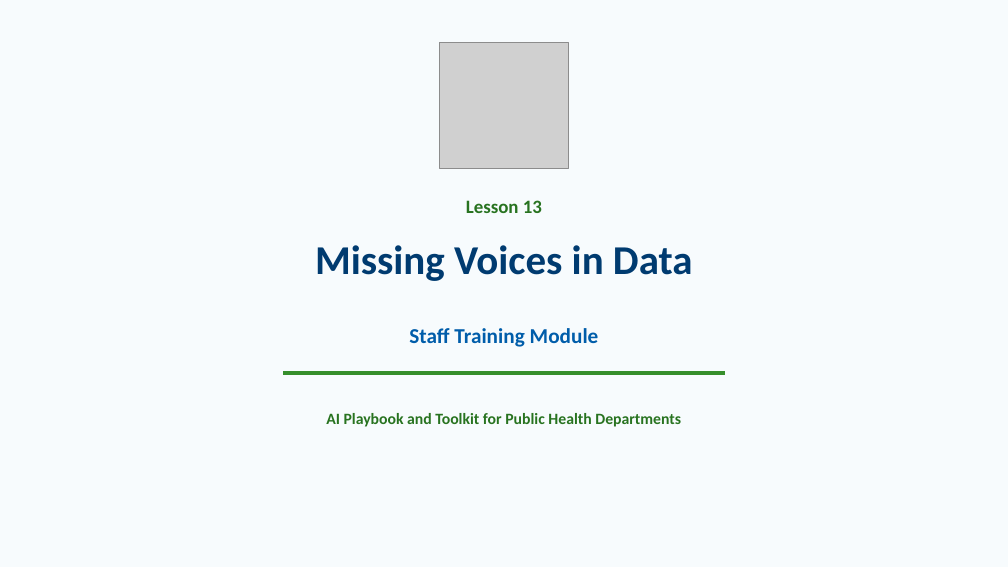
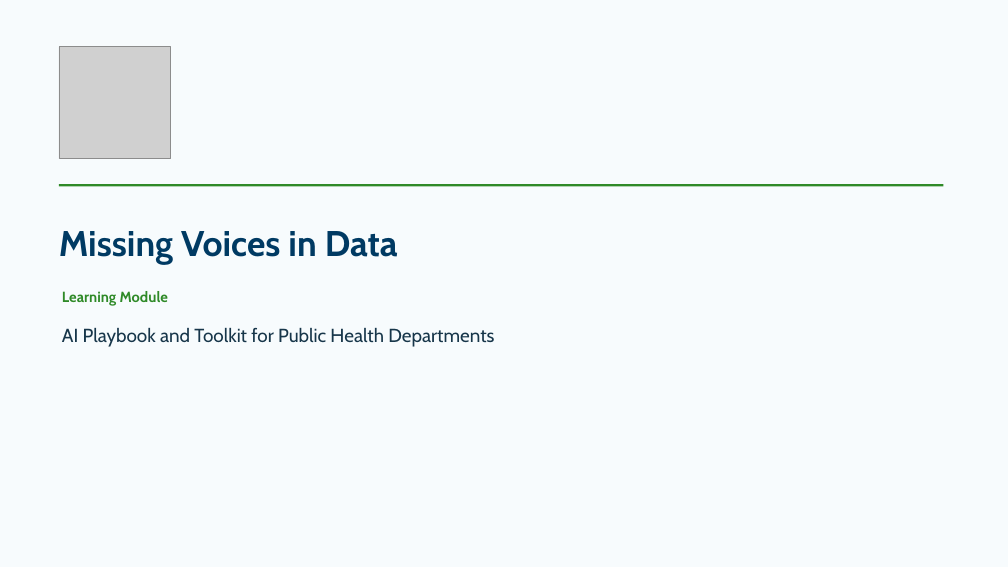
Before and after one commit to soperpa2/AI-Playbook, a slide deck: slide 1 of downloads/presentations/lesson-13-missing-voices-in-data.pptx. Drawn at 1008x567 pixels with LibreOffice and Linux fonts; fonts in the diff are those of the drawing; grey boxes stand for pictures. Boxes give left, top, right and bottom in pixels: in the first picture for what was removed or moved away, otherwise in the second. Text is boxed around its words. In the diff, an @@ line names an element or a change of style, - is before the commit and + after.

Commit message:
Update learning modules and lesson decks

```diff
--- a/downloads/presentations/lesson-13-missing-voices-in-data.pptx
+++ b/downloads/presentations/lesson-13-missing-voices-in-data.pptx
@@ background #F7FBFD to #FFFFFF @@
@@ rectangle added at box(0, 0, 1008, 567), fill #F7FBFD, outline #F7FBFD 1 pt @@
@@ picture added at box(59, 47, 171, 159) @@
@@ picture removed at box(439, 42, 569, 169) @@
@@ line added from (59, 185) to (944, 185), #2F8A28 2 pt @@
@@ text removed at box(466, 200, 542, 213) @@
-Lesson 13
@@ text "Missing Voices in Data": place and size @@
-text "Missing Voices in Data" at box(315, 245, 693, 281)
+text "Missing Voices in Data" at box(59, 231, 398, 264)
@@ text "Missing Voices in Data" at box(59, 231, 398, 264): size 39 to 34 pt, font Calibri to Cabin, text colour #003B70 to #003A63; alignment centre to left; vertical alignment top to middle @@
@@ text added at box(62, 291, 168, 306), 14 pt, text #2F8A28, bold @@
+Learning Module
@@ text "AI Playbook and Toolkit for ...": place and size @@
-text "AI Playbook and Toolkit for ..." at box(326, 413, 681, 427)
+text "AI Playbook and Toolkit for ..." at box(62, 328, 494, 347)
@@ text "AI Playbook and Toolkit for ..." at box(62, 328, 494, 347): size 15 to 18 pt, font Calibri to Cabin, text colour #287320 to #17364A, bold off; alignment centre to left; vertical alignment top to middle @@
@@ text removed at box(409, 328, 599, 347) @@
-Staff Training Module
@@ rectangle removed at box(284, 372, 724, 374) @@
```
Also in this commit, not shown: 3 other slides changed, 8 slides added, 4 slides removed, 31 other files.
